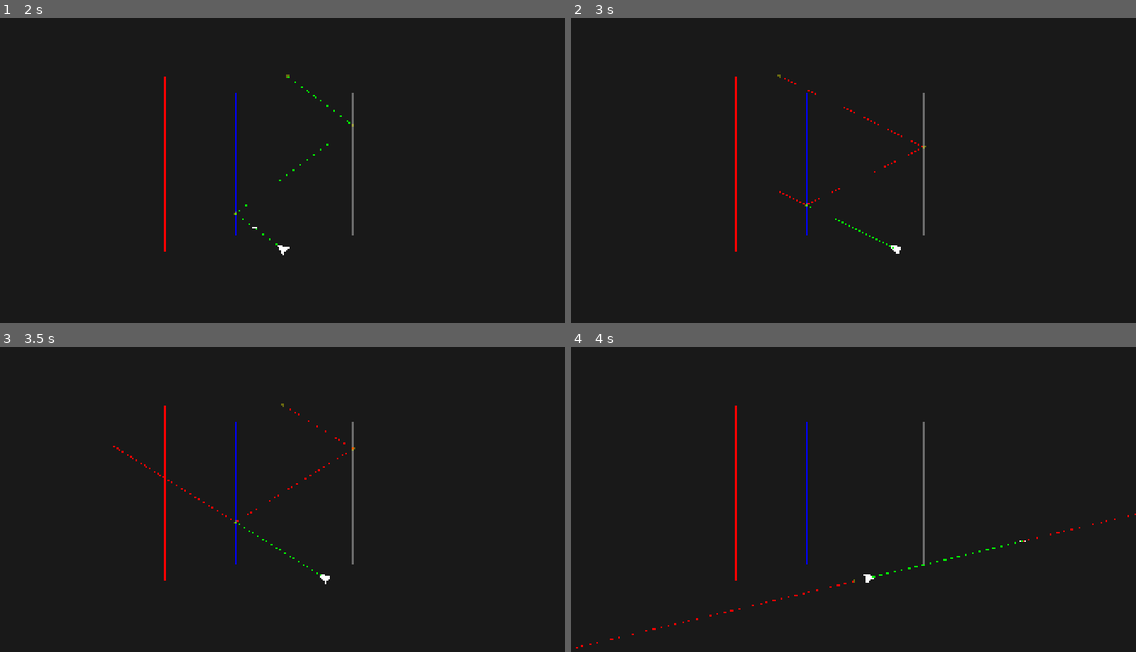
Above: before the commit, frames 1-4 (two rows, left to right).
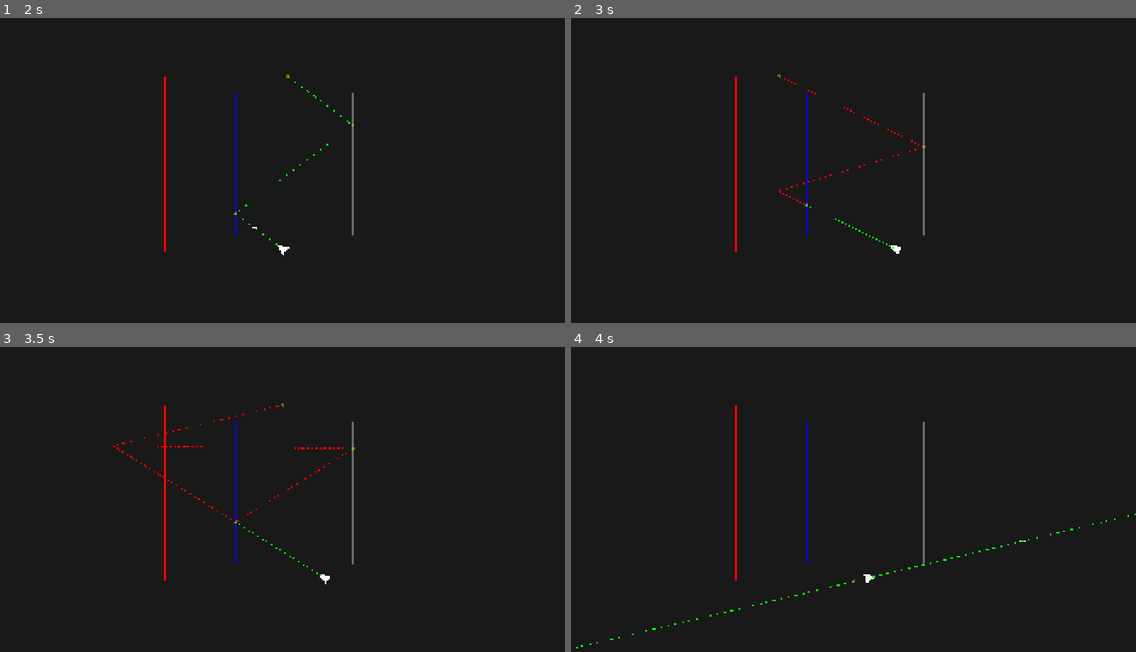
Above: after the commit, the same moments.

Repository: AlonKellner-RedHat/ricochet-game-v2
Game: Godot game, scene res://scenes/open_room_playable.tscn
Two runs of this game, one before a commit and one after it. Both use one fixed random seed, a clock stepped at 60 frames per second and the inputs below.
Inputs (mouse positions are in pixels of both pictures, inside the frame that each line leads up to):
- Up to frame 1 (2 s): tap Enter at 0.5 s; move the mouse to (406, 149) at 0.52 s; hold D (move_right) 0.53-1.25 s; hold Space (fire) 0.53-1.25 s; click (406, 149) at 0.67 s; drag from (169, 179) to (254, 228) at 1.27 s
- Up to frame 2 (3 s): move the mouse to (910, 94) at 2.02 s; hold D (move_right) 2.03-2.75 s; tap Alt at 2.1 s; drag from (825, 228) to (684, 115) at 2.77 s
- Up to frame 3 (3.5 s): no input
- Up to frame 4 (4 s): tap Enter at 3.5 s; move the mouse to (1023, 542) at 3.52 s; hold A (move_left) from 3.53 s (still down); tap C at 3.6 s

Frame 1 is identical in both runs. In frame 2, less than 0.1% of the frame differs, in the area x 36-62%, y 42-62%; in frame 3, 0.1%, in the area x 20-63%, y 19-34%; in frame 4, 0.1%.

Commit message:
Fix cursor split: use exact cursor position, not lerp approximation
The physical step split now uses the cursor position directly as the
split point instead of lerping along the step. This eliminates the
floating-point drift between the lerp'd split point and the exact
cursor position, which was causing false divergence at near-pixel-
perfect aiming angles.

Co-Authored-By: Claude Opus 4.6 <noreply@anthropic.com>

Diff:
--- a/scripts/visual/path_renderer.gd
+++ b/scripts/visual/path_renderer.gd
@@ -82,10 +82,8 @@
 		var dist_at_end: float = accumulated + step_len
 
 		if accumulated < cursor_dist and dist_at_end > cursor_dist + 0.01:
-			var t: float = (cursor_dist - accumulated) / step_len
-			var split: Vector2 = step.start.lerp(step.end, t)
-			result.append(Tracer.Step.new(step.start, split, step.frame_id, step.hit, aim_ray, step.frame))
-			result.append(Tracer.Step.new(split, step.end, step.frame_id, step.hit, aim_ray, step.frame))
+			result.append(Tracer.Step.new(step.start, cursor_pos, step.frame_id, step.hit, aim_ray, step.frame))
+			result.append(Tracer.Step.new(cursor_pos, step.end, step.frame_id, step.hit, aim_ray, step.frame))
 		else:
 			result.append(step)
 
